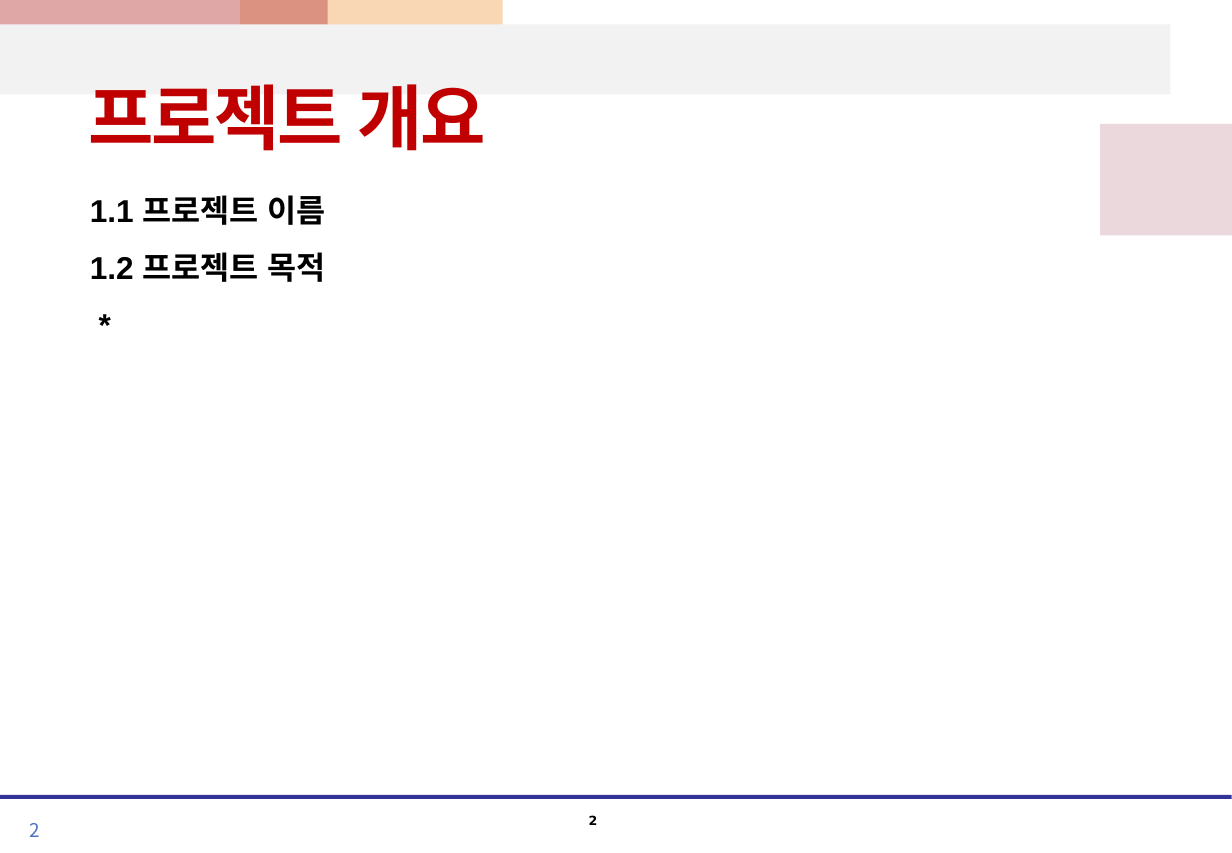
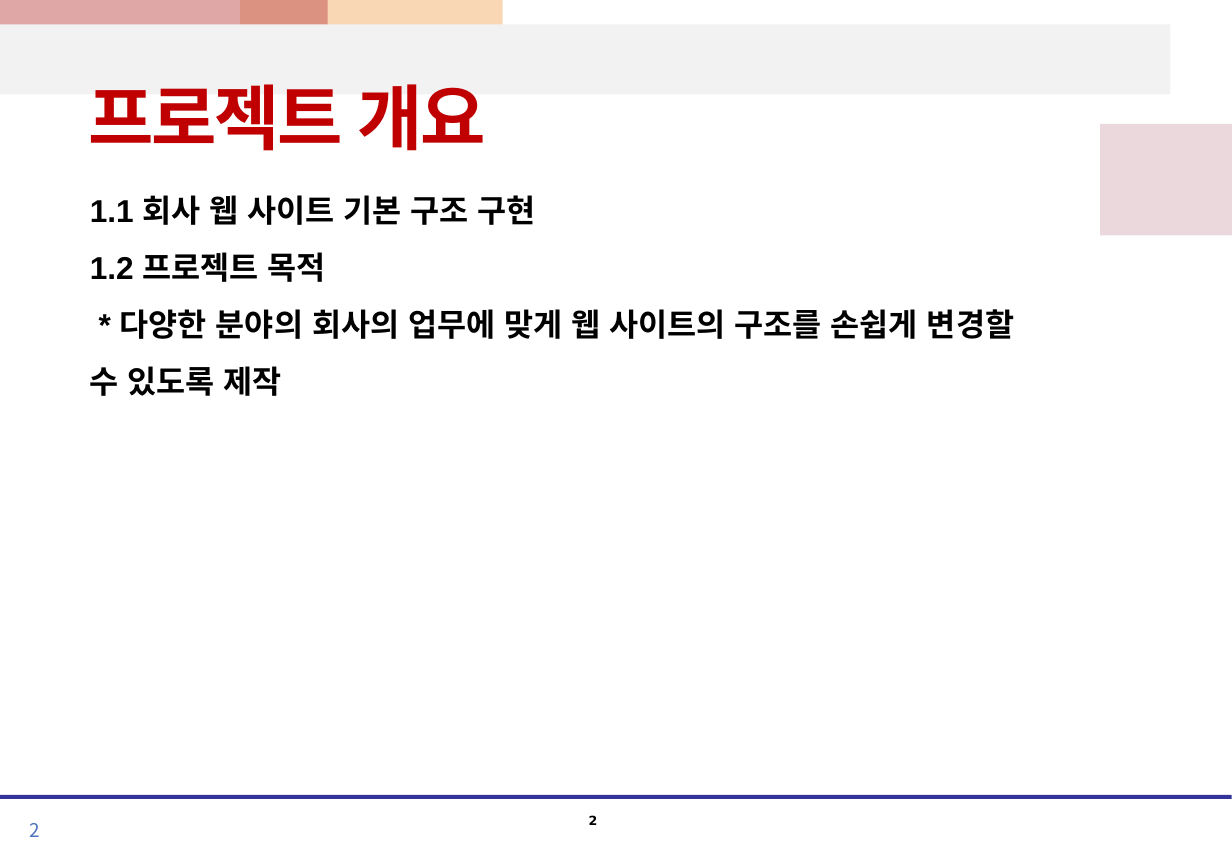
Before and after one commit to kshwang/javapj, a slide deck: slide 2 of 웹1팀_프로젝트_화면설계서.pptx. Drawn at 1232x853 pixels with LibreOffice and Linux fonts; fonts in the diff are those of the drawing. Boxes give left, top, right and bottom in pixels: in the first picture for what was removed or moved away, otherwise in the second. Text is boxed around its words. In the diff, an @@ line names an element or a change of style, - is before the commit and + after.

```diff
--- a/웹1팀_프로젝트_화면설계서.pptx
+++ b/웹1팀_프로젝트_화면설계서.pptx
@@ text at (90, 195, 536, 225): text changed @@
-1.1 프로젝트 이름
+1.1 회사 웹 사이트 기본 구조 구현
@@ text at (90, 309, 1014, 396): text changed @@
-*
+* 다양한 분야의 회사의 업무에 맞게 웹 사이트의 구조를 손쉽게 변경할 수 있도록 제작
```
Also in this commit, not shown: 13 other slides changed, 5 slides added, 8 slides removed.
